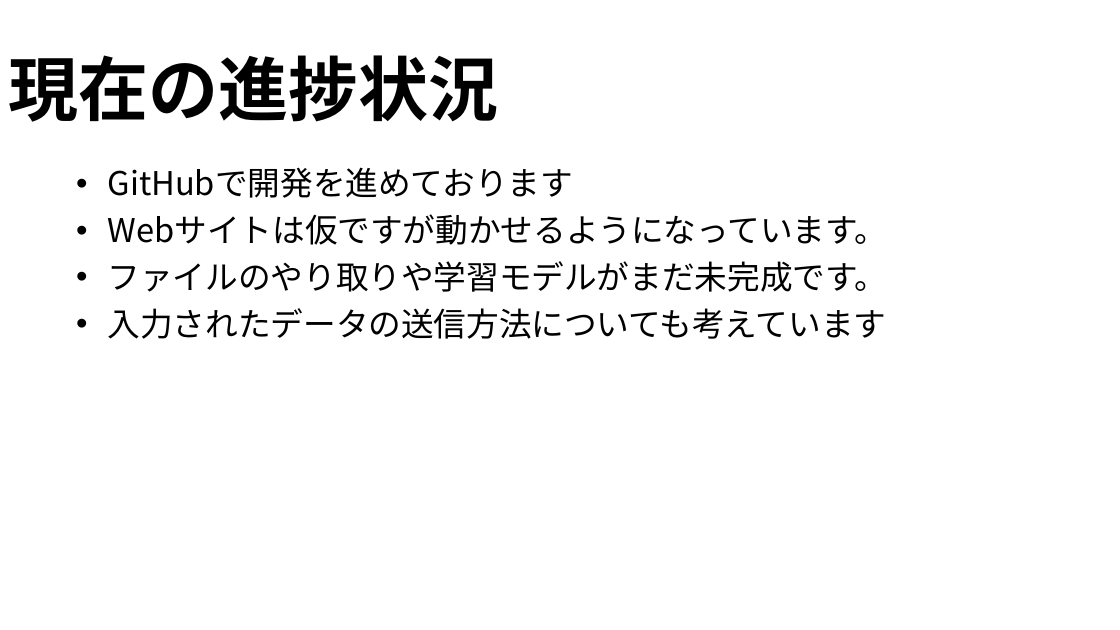
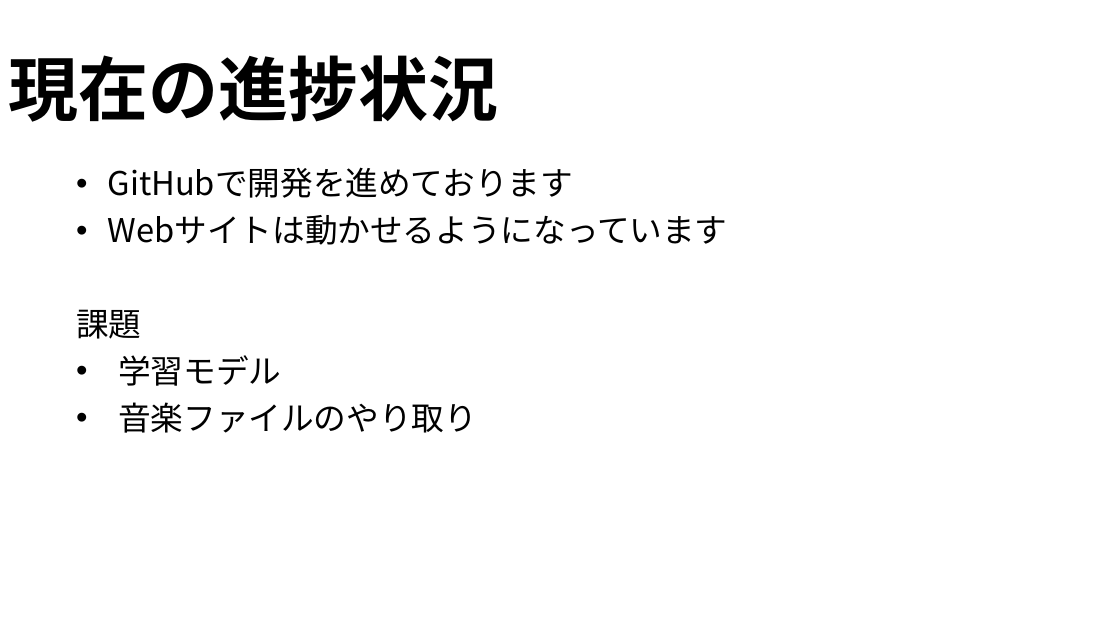
Before and after one commit to yoshitake266/bitComposer_prj, a slide deck: slide 15 of presentation/bit Composer.pptx (slide 16 before the commit). Drawn at 1120x630 pixels with LibreOffice and Linux fonts; fonts in the diff are those of the drawing. Boxes give left, top, right and bottom in pixels: in the first picture for what was removed or moved away, otherwise in the second. Text is boxed around its words. In the diff, an @@ line names an element or a change of style, - is before the commit and + after.

```diff
--- a/presentation/bit Composer.pptx
+++ b/presentation/bit Composer.pptx
@@ subtitle at (76,215,728,433): text changed @@
-• Webサイトは仮ですが動かせるようになっています。
-• ファイルのやり取りや学習モデルがまだ未完成です。
-• 入力されたデータの送信方法についても考えています
+• Webサイトは動かせるようになっています
+課題
+• 学習モデル
+• 音楽ファイルのやり取り
```
Also in this commit, not shown: 4 other slides changed, 5 slides added, 6 slides removed, 5 other files.
